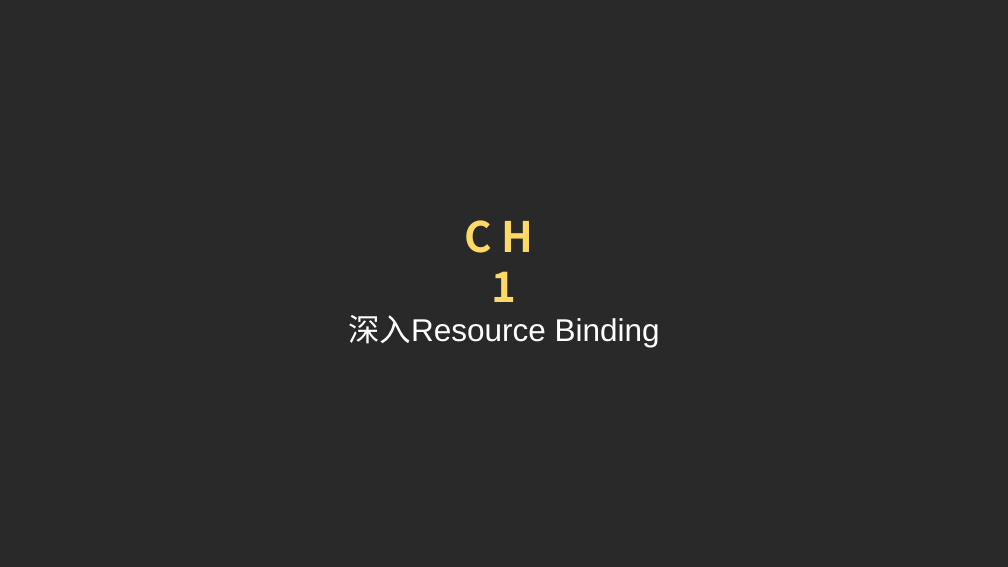
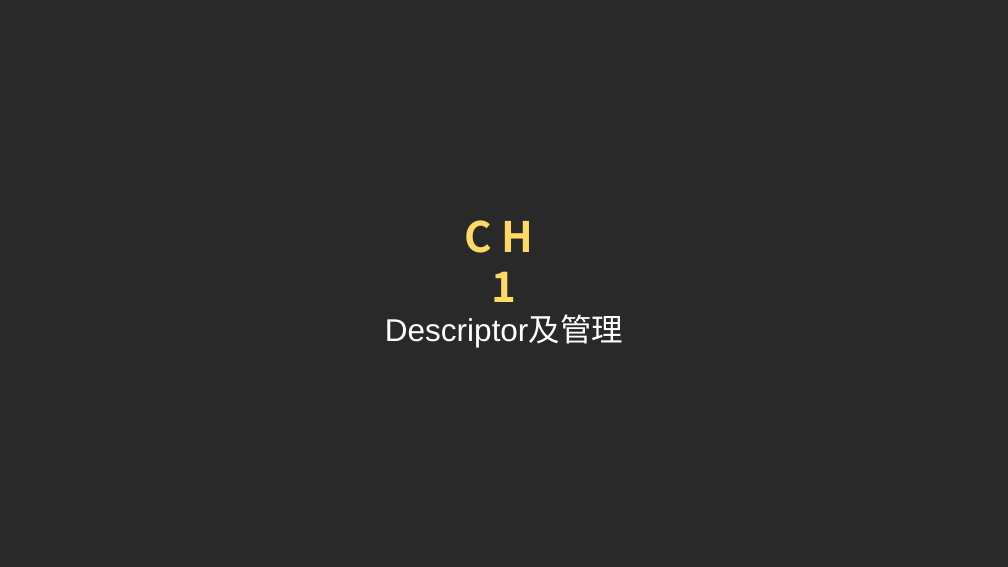
Before and after one commit to doomlover/KSGameEngineTutorials, a slide deck: slide 8 of PPTs/05.深入DX12绘制二.pptx. Drawn at 1008x567 pixels with LibreOffice and Linux fonts; fonts in the diff are those of the drawing. Boxes give left, top, right and bottom in pixels: in the first picture for what was removed or moved away, otherwise in the second. Text is boxed around its words. In the diff, an @@ line names an element or a change of style, - is before the commit and + after.

```diff
--- a/PPTs/05.深入DX12绘制二.pptx
+++ b/PPTs/05.深入DX12绘制二.pptx
@@ text at (385,316,623,347): text changed @@
-深入Resource Binding
+Descriptor及管理
```
Also in this commit, not shown: 3 other slides changed.
